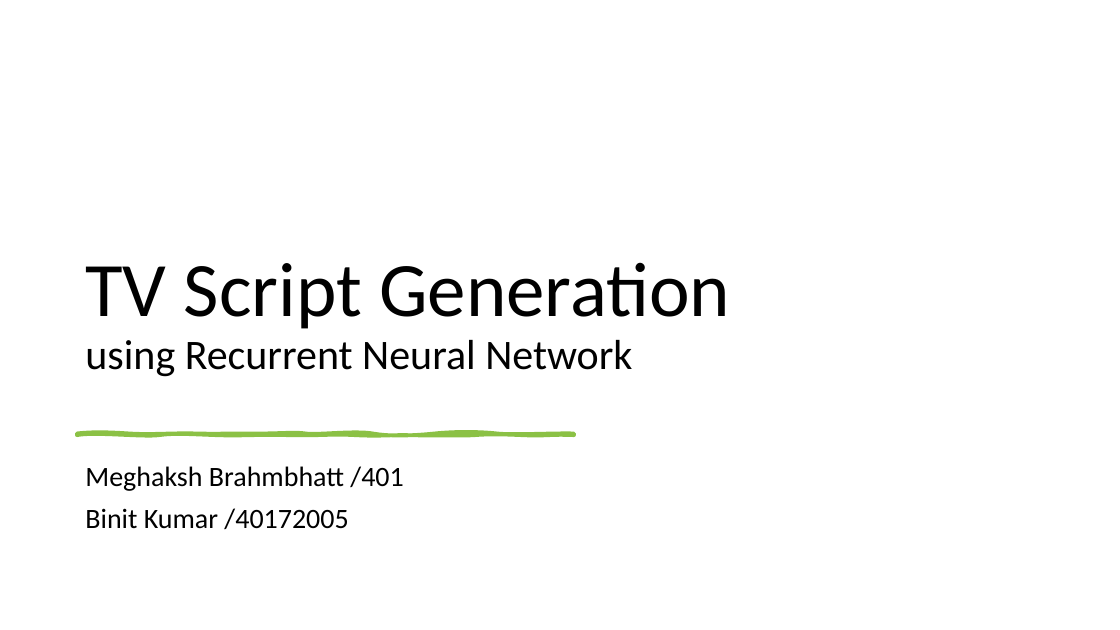
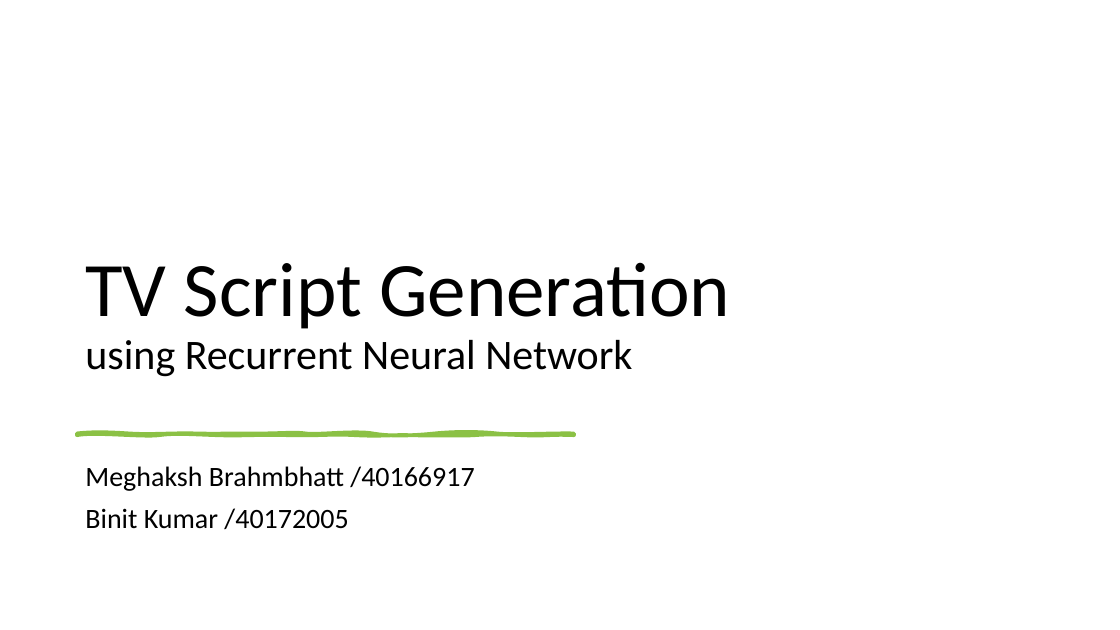
Before and after one commit to binit92/INSE-6421, a slide deck: slide 1 of Presentation.pptx. Drawn at 1120x630 pixels with LibreOffice and Linux fonts; fonts in the diff are those of the drawing. Boxes give left, top, right and bottom in pixels: in the first picture for what was removed or moved away, otherwise in the second. Text is boxed around its words. In the diff, an @@ line names an element or a change of style, - is before the commit and + after.

```diff
--- a/Presentation.pptx
+++ b/Presentation.pptx
@@ subtitle at <box>85,466,474,491</box>: text changed @@
-Meghaksh Brahmbhatt /401
+Meghaksh Brahmbhatt /40166917
```
Also in this commit, not shown: 7 other slides changed, 2 other files.
